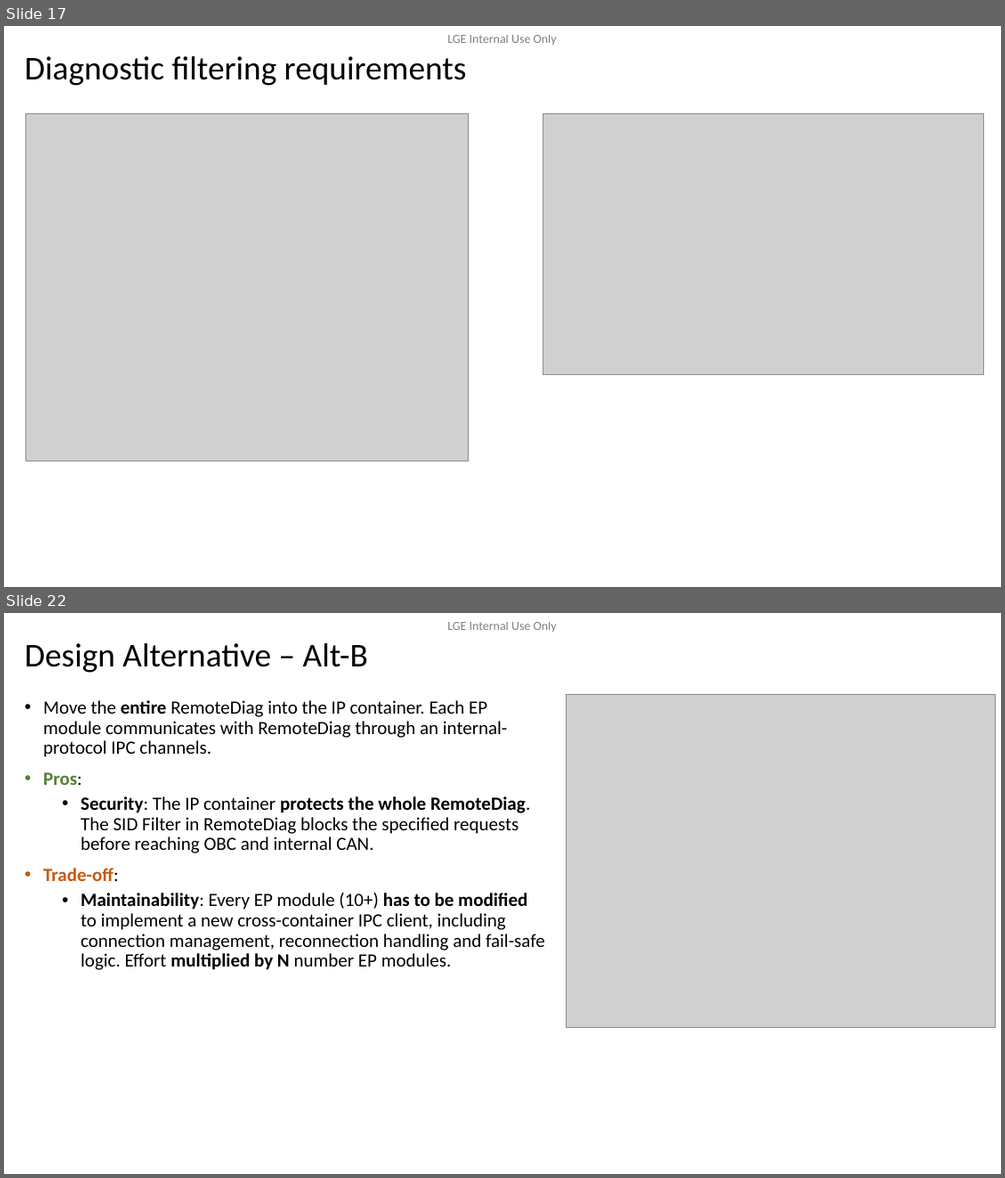
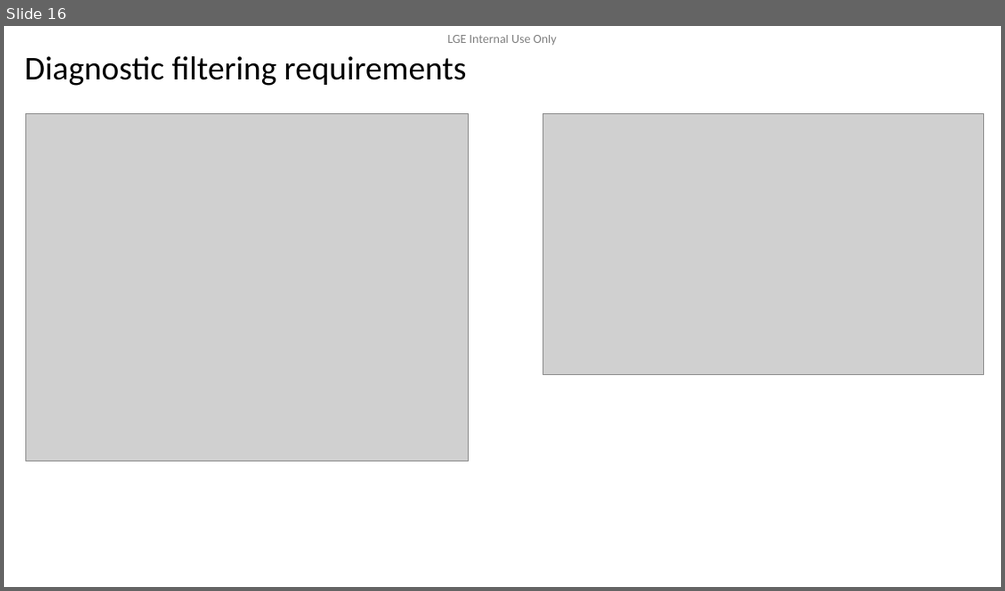
Before and after one commit to btqt/fe, a slide deck: design/FE_phi.vu_Design of Secure Remote Diag on Container Separation Architecture_3rd.pptx. Shown one above the other, each under a label of ours: slides 17 and 22 before the commit, slide 16 after it; the slides between them are not shown. The pictures are 1005x1178 and 1005x591 pixels, drawn with LibreOffice and Linux fonts; fonts in the diff are those of the drawing; grey boxes stand for pictures; background and template pictures are left out. Boxes give left, top, right and bottom in pixels: in the first picture for what was removed or moved away, otherwise in the second. Text is boxed around its words. In the diff, an @@ line names an element or a change of style, - is before the commit and + after.

```diff
--- a/design/FE_phi.vu_Design of Secure Remote Diag on Container Separation Architecture_3rd.pptx
+++ b/design/FE_phi.vu_Design of Secure Remote Diag on Container Separation Architecture_3rd.pptx
@@ slide 22 removed at (x1=4, y1=613, x2=1001, y2=1174), background #FFFFFF; not listed: 1 template element that a slide beside it also shows @@
@@ title removed at (x1=24, y1=643, x2=368, y2=673) @@
-Design Alternative – Alt-B
@@ text removed at (x1=43, y1=700, x2=545, y2=970) @@
-• Move the entire RemoteDiag into the IP container. Each EP module communicates with RemoteDiag through an internal-protocol IPC channels.
-• Pros:
-  • Security: The IP container protects the whole RemoteDiag. The SID Filter in RemoteDiag blocks the specified requests before reaching OBC and internal CAN.
-• Trade-off:
-  • Maintainability: Every EP module (10+) has to be modified to implement a new cross-container IPC client, including connection management, reconnection handling and fail-safe logic. Effort multiplied by N number EP modules.
@@ picture removed at (x1=566, y1=694, x2=995, y2=1027) @@
@@ what was slide 17 is now slide 16 @@
```
Also in this commit, not shown: 9 slides changed, 3 slides added, 8 other slides removed, 1 other file.
